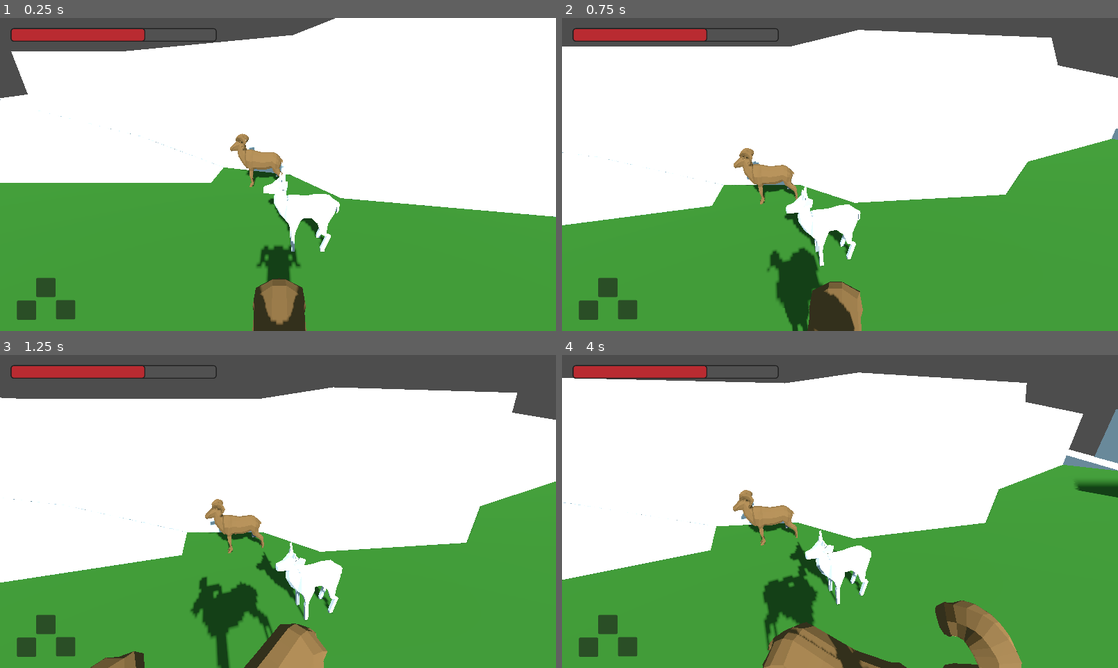
Above: before the commit, frames 1-4 (two rows, left to right).
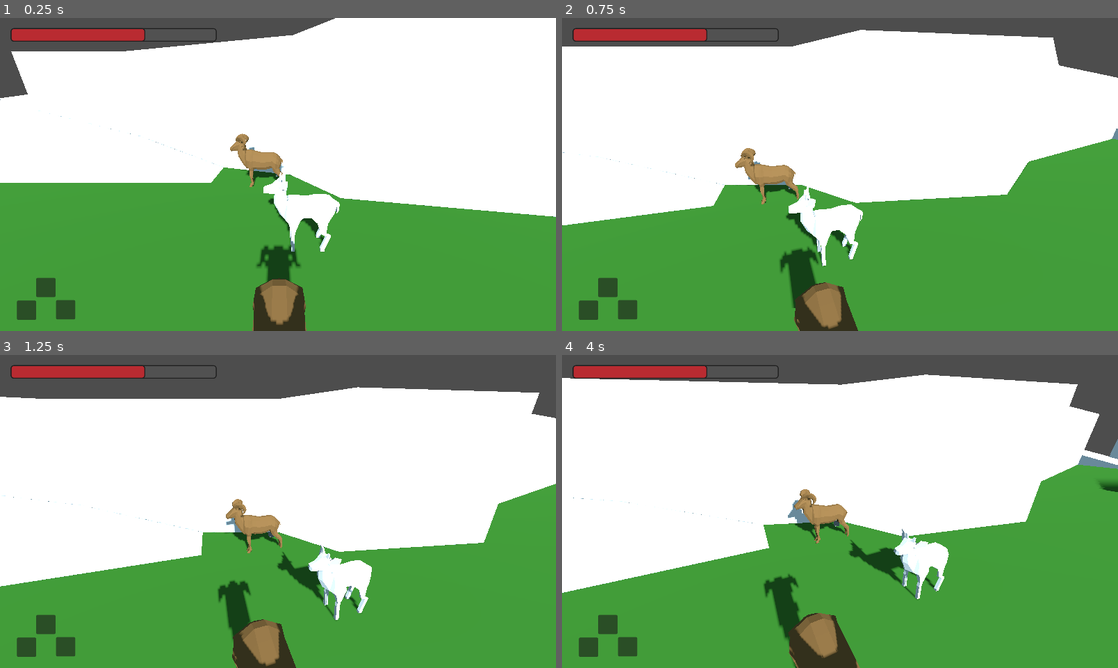
Above: after the commit, the same moments.

Repository: sasankthapa/PirateSoftwareGameJam16
Game: Godot game, scene res://Scene/world_1.tscn
Two runs of this game, one before a commit and one after it. Both use one fixed random seed, a clock stepped at 60 frames per second and the inputs below.
Inputs (mouse positions are in pixels of both pictures, inside the frame that each line leads up to):
- Up to frame 1 (0.25 s): no input
- Up to frame 2 (0.75 s): tap Enter (ui_accept) at 0.5 s; move the mouse to (867, 174) at 0.52 s; hold A (A_KEY) from 0.53 s (still down)
- Up to frame 3 (1.25 s): keep holding A (A_KEY); tap Enter (ui_accept) at 0.77 s; tap D (D_KEY) at 0.8 s
- Up to frame 4 (4 s): move the mouse to (812, 511) at 1.27 s; release A (A_KEY) at 1.28 s; tap D (D_KEY) at 1.35, 3.05 s; tap Enter (ui_accept) at 1.52, 3.02, 3.77 s; right-click (812, 511) at 1.55 s; move the mouse to (851, 505) at 2.02 s; hold Right mouse button (DODGE, bound only after the commit) 2.03-2.78 s; tap A (A_KEY) at 2.3, 2.85 s; move the mouse to (834, 517) at 2.77 s; move the mouse to (878, 514) at 3.52 s; hold D (D_KEY) from 3.53 s (still down); right-click (878, 514) at 3.8 s

Frame 1 is identical in both runs. In frame 2, 3.0% of the frame differs, in the area x 0-100%, y 3-100%; in frame 3, 8.9%; in frame 4, 15%, in the area x 0-100%, y 5-100%.
Error after the commit: Attempt to call function 'is_stopped' in base 'null instance' on a null instance. (res://Scripts/player.gd:111)

Commit message:
add dodge, right click plus arrows

Diff:
--- a/Scripts/player.gd
+++ b/Scripts/player.gd
@@ -12,13 +12,18 @@
 @onready var body: Node3D = $body
 @onready var camera = $TwistPivot/PitchPivot/SpringArm3D/Camera3D
 #@onready var gpu_particles_3d = $body/GPUParticles3D
+@onready var dodge_time = $dodge_time
 
 var rotation_speed = 1.0
 var _last_movement_direction = Vector3.BACK
 var _facing_direction = Vector3.BACK
 
+var is_dodging = false
+var dodge_speed = 50.0
+var dodge_direction = Vector3.ZERO
+
 var is_ramming = false
-var is_charging_attack = true
+var is_charging_attack = false
 var charge_time = 0.0
 var max_charge_time = 2.0
 
@@ -31,6 +36,21 @@
 		var target_rot = Vector3.BACK.signed_angle_to(forward, Vector3.UP)
 		#body.global_rotation.y = target_rot
 		body.global_rotation.y = lerp_angle(body.rotation.y, target_rot, rotation_speed * delta)
+
+func dodge_roll(dir:String):
+	var right = -body.global_transform.basis.x #dont ask me why its "-" smh
+	right.y = 0
+	right = right.normalized()
+	dodge_direction = true
+	is_dodging = true
+	dodge_time.start()
+	if dir == "left":
+		dodge_direction = -right
+	else:
+		dodge_direction = right
+	velocity = dodge_direction * dodge_speed
+	is_dodging = false
+	move_and_slide()
 
 func _physics_process(delta: float) -> void:
 	# Add the gravity.
@@ -49,6 +69,13 @@
 		#gpu_particles_3d.emitting=false
 		is_ramming = true
 		is_charging_attack = false
+	if Input.is_action_pressed("DODGE") && !is_ramming && !is_charging_attack && dodge_time.is_stopped():
+		print("here")
+		if Input.is_action_pressed("A_KEY"):
+			dodge_roll("left")
+		if Input.is_action_pressed("D_KEY"):
+			dodge_roll("right")
+
 
 	var input_dir := Input.get_vector("A_KEY", "D_KEY", "W_KEY", "S_KEY")
 	var forward: Vector3 = camera.global_basis.z
@@ -60,7 +87,6 @@
 	dir.y = 0.0
 	dir = dir.normalized()
 
-	print(charge_time)
 	var yy = velocity.y #store velocity.y because movement with camera messes with it
 	var newSpeed = SPEED
 	var newAcceleration = ACCELERATION
@@ -76,10 +102,13 @@
 
 	velocity = velocity.move_toward(dir * newSpeed, newAcceleration * delta)
 	velocity.y = yy
+
 	move_and_slide()
 
 	# change rotation of player character
 	if dir.length() > 0.2:
 		_last_movement_direction=dir
+	if !dodge_time.is_stopped():
+		_last_movement_direction = body.global_transform.basis.z
 	var target_angle = Vector3.BACK.signed_angle_to(_last_movement_direction, Vector3.UP)
 	body.global_rotation.y = lerp_angle(body.rotation.y, target_angle, rotation_speed*delta)
--- a/project.godot
+++ b/project.godot
@@ -56,6 +56,11 @@
 "events": [Object(InputEventKey,"resource_local_to_scene":false,"resource_name":"","device":-1,"window_id":0,"alt_press …(195 unchanged characters)…
 ]
 }
+DODGE={
+"deadzone": 0.5,
+"events": [Object(InputEventMouseButton,"resource_local_to_scene":false,"resource_name":"","device":-1,"window_id":0,"alt_pressed":false,"shift_pressed":false,"ctrl_pressed":false,"meta_pressed":false,"button_mask":0,"position":Vector2(0, 0),"global_position":Vector2(0, 0),"factor":1.0,"button_index":2,"canceled":false,"pressed":false,"double_click":false,"script":null)
+]
+}
 
 [physics]
 
